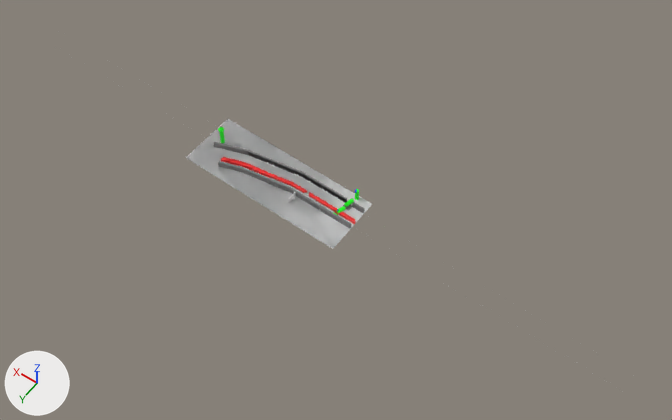
Renders of the glTF model Assets/Scenes/Beta/BETA MAP2/MAP_BETA2.glb from each side of a commit.
Rendered twice from a 50 mm camera at (-651.0, 785.0, 1308.0) aimed at (-49.0, -58.0, -17.0). Arrows for +X, +Y and +Z are at lower left; the lights stay in place. The first picture is the older version. Where no turn or scale is listed for an object, it has been applied to the vertices. Vertices at exactly the same position are counted once.

Objects in the first picture: 'Block Gorund', 'Block High Wall 1', 'Block High Wall 2', 'Block Wall Gate', 'COLL' and 8 more.
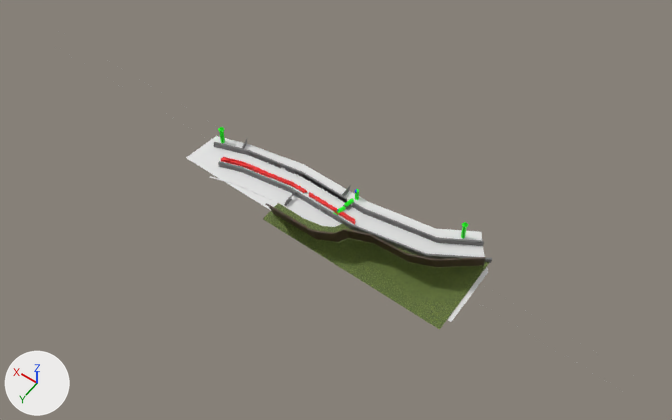
Not visible in the pictures: 'Block Wall Guard 2'.

What differs and where, as boxes (x1, y1, x2, y2) in the pictures (672 x 420 px):
'Block Outter Grass', added (green): after (263, 203, 490, 329)
'COLL', reshaped: before (186, 119, 372, 248); after (186, 136, 371, 226)
'Block Gorund', reshaped (62% wider, 44% taller): before (187, 120, 372, 249); after (188, 136, 488, 322)
'Block Outter Mountain', added: after (265, 203, 485, 268)
'Block High Wall 2', reshaped (105% wider, 49% taller): before (218, 161, 351, 229); after (218, 161, 492, 263)
'Block High Wall 1', reshaped (78% wider, 46% taller): before (214, 142, 365, 213); after (214, 142, 484, 246)
'Block Mound Wall', added: after (210, 176, 342, 227)
'Block Tower 2', added: after (461, 222, 468, 239)
'Block Wall Gate', reshaped: before (288, 192, 296, 202); after (285, 192, 296, 206)
'Block Wall Guard 1', added: after (342, 191, 349, 196)
part 3 of me_cube, added: after (248, 152, 302, 176)
part 4 of me_cube, built on: before (357, 204, 365, 213); after (357, 204, 484, 246)
part 5 of me_cube_016, built on: before (289, 187, 351, 229); after (289, 187, 492, 263)

What changed in the scene script:
```text
Add mat_block_outter_mountain:
    mat_block_outter_mountain = bpy.data.materials.new('Block Outter Mountain')
    # uses the picture img_dirt
Add mat_block_outter_grass:
    mat_block_outter_grass = bpy.data.materials.new('Block Outter Grass')
    # uses the picture img_grass
Change me_cube:
    remove me_cube.from_pydata(...)  # 24 vertices, 40 faces; spans x -99.0..211.0, y -2.0..44.0, z -5.0..22.0
    add me_cube.from_pydata(...)  # 48 vertices, 88 faces; spans x -305.0..211.0, y -72.0..44.0, z -17.0..22.0
    me_cube part 3: 16 vertices added at x 71.0..80.0, y 4.0..9.0, z 4.0..13.0
    me_cube part 4: 2 vertices moved from x -99.0..-98.0, y -2.0, z -5.0..5.0 to x -98.0, y -2.0, z -5.0..5.0; 8 vertices added at x -305.0..-234.0, y -72.0..-25.0, z -17.0..-2.0
    add me_cube.materials.append(mat_place__tall_wall_marble_brick_var2)  # white #ffffff
Change me_plane_013:
    remove me_plane_013.from_pydata(...)  # 4 vertices, 2 faces; spans x -100.0..234.0, y -100.0..22.0, z -5.0..12.0
    add me_plane_013.from_pydata(...)  # 22 vertices, 28 faces; spans x -340.0..234.0, y -168.0..22.0, z -18.0..12.0
    me_plane_013 part 1
    3 vertices are removed from x -100.0..234.0, y -100.0..22.0, z -5.0..12.0
    2 faces are deleted
    21 vertices are added at x -340.0..224.0, y -168.0..22.0, z -18.0..12.0
    28 new faces join them
Change me_cube_011:
    remove me_cube_011.from_pydata(...)  # 60 vertices, 48 faces; spans x -100.0..234.0, y -16.0..106.0, z -5.0..18.0
    add me_cube_011.from_pydata(...)  # 94 vertices, 76 faces; spans x -100.0..234.0, y -21.0..106.0, z -5.0..22.0
    me_cube_011 part 2
    1 vertex is removed from x 234.0, y -16.0, z 12.0
    4 faces are deleted
    17 vertices are added at x -49.0..224.0, y -21.0..32.0, z -3.0..19.0
    4 new faces join them
    12 new faces join them, mat_grey (grey #737373)
    other edits to the shape of me_cube_011 do not show in these pictures
    add me_cube_011.materials.append(mat_place__tall_wall_marble_brick_var2)  # white #ffffff
Change me_cube_016:
    remove me_cube_016.from_pydata(...)  # 30 vertices, 56 faces; spans x -99.0..174.0, y -2.0..34.0, z -5.0..20.0
    add me_cube_016.from_pydata(...)  # 38 vertices, 72 faces; spans x -334.0..174.0, y -91.0..34.0, z -18.0..20.0
    me_cube_016 part 5
    2 faces are deleted
    2 vertices move from x -99.0..-98.0, y 2.0, z -5.0..5.0 to x -100.0..-99.0, y 2.0, z -5.0..5.0
    8 vertices are added at x -334.0..-237.0, y -91.0..-25.0, z -18.0..-2.0
    18 new faces join them
Change me_cube_012:
    remove me_cube_012.from_pydata(...)  # 8 vertices, 12 faces; spans x -1.5..1.0, y -18.9..1.0, z -0.1..10.5
    add me_cube_012.from_pydata(...)  # 24 vertices, 44 faces; spans x -1.5..1.0, y -18.9..11.3, z -0.1..10.5
    me_cube_012 part 6
    4 vertices are removed from x -1.5..1.0, y 1.0, z -0.1..10.5
    10 faces are deleted
    15 vertices are added at x -1.5..1.0, y -15.2..11.3, z -0.1..10.5
    5 new vertices lie (2.0, 0.0, 0.1) away from vertices in x -1.4..-1.3, y -15.2..-6.8, z 5.5..8.3
    30 new faces join them, mat_grey (grey #737373)
    12 new faces join them, mat_place__tall_wall_marble_brick_var2 (white #ffffff)
    add me_cube_012.materials.append(mat_grey)  # grey #737373
    add me_cube_012.materials.append(mat_place__tall_wall_marble_brick_var2)  # white #ffffff
Add ob_block_tower_2:
    ob_block_tower_2 = bpy.data.objects.new('Block Tower 2', me_cylinder_023.copy())  # the mesh of ob_block_tower_1
    ob_block_tower_2.location = (-266.0, -138.0, -14.0)
Add ob_block_outter_mountain:
    ob_block_outter_mountain = bpy.data.objects.new('Block Outter Mountain', me_plane_015)  # 24 vertices, 28 faces; spans x -338.0..29.0, y -142.0..19.0, z -44.0..38.0
    ob_block_outter_mountain.location = (0.0, 36.0, 28.0)
Add ob_block_outter_grass:
    ob_block_outter_grass = bpy.data.objects.new('Block Outter Grass', me_plane_014)  # 9 vertices, 7 faces; spans x -315.0..53.0, y -150.0..19.0, z -16.0..2.0
    ob_block_outter_grass.location = (-17.0, 27.0, 1.0)
Add ob_block_wall_guard_2:
    ob_block_wall_guard_2 = bpy.data.objects.new('Block Wall Guard 2', me_cube_028)  # 26 vertices, 48 faces; spans x -1.0..8.1, y -20.7..1.2, z 0.0..10.5; in mat_grey (grey #737373)
    ob_block_wall_guard_2.location = (161.0, -53.0, 8.0)
Add ob_block_wall_guard_1:
    ob_block_wall_guard_1 = bpy.data.objects.new('Block Wall Guard 1', me_cube_027)  # 26 vertices, 48 faces; spans x -0.7..0.7, y -21.8..1.0, z 0.0..10.5; in mat_grey (grey #737373), mat_place__tall_wall_marble_brick_var2 (white #ffffff)
    ob_block_wall_guard_1.location = (-49.0, -77.0, -3.0)
Add ob_block_mound_wall:
    ob_block_mound_wall = bpy.data.objects.new('Block Mound Wall', me_cube_013)  # 28 vertices, 52 faces; spans x -132.0..121.0, y -33.0..31.0, z -7.0..8.0
    ob_block_mound_wall.location = (49.0, 0.0, 3.0)
```
